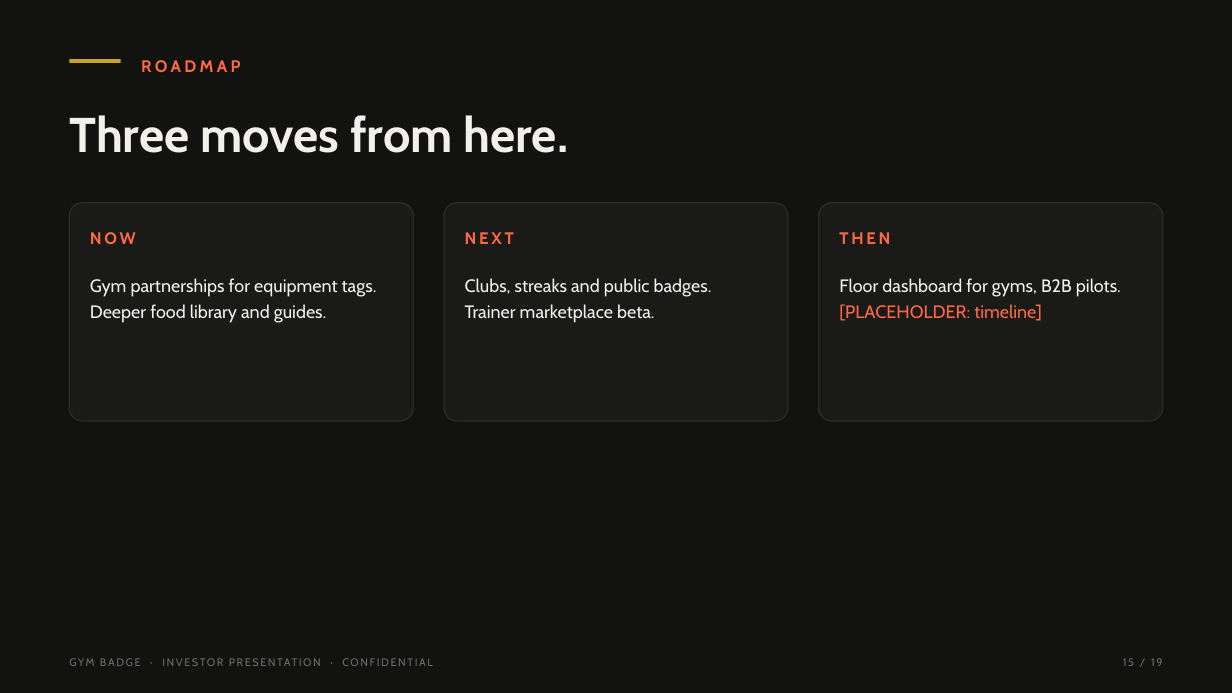
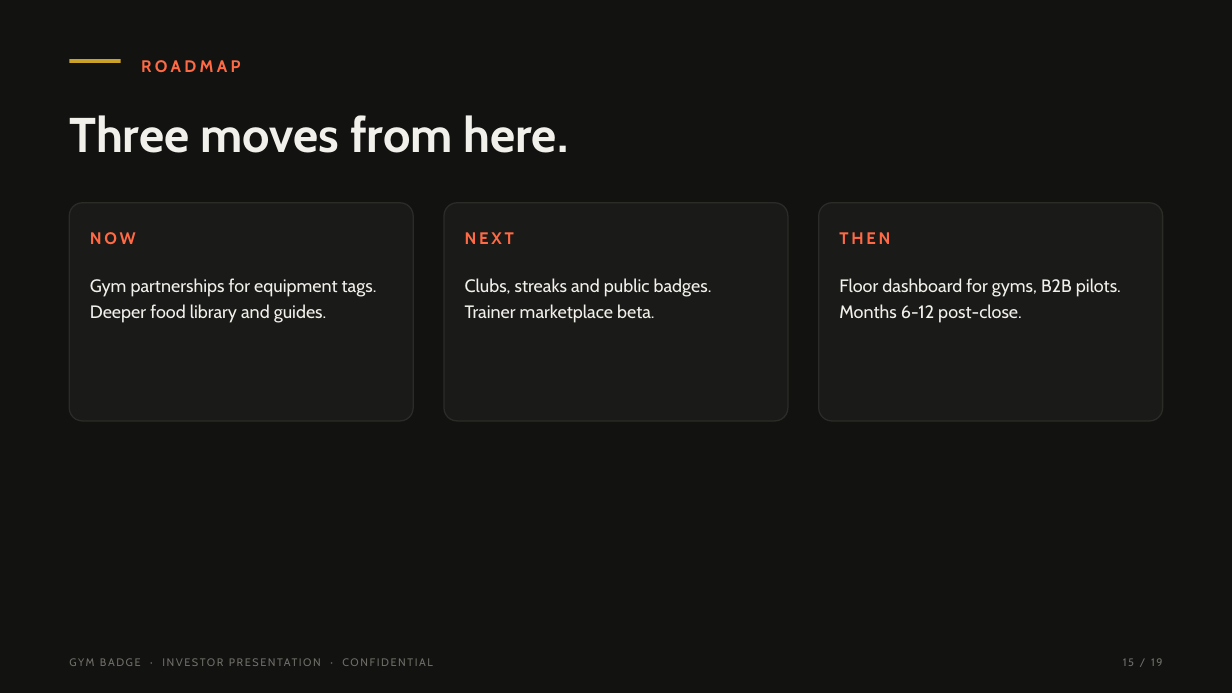
Before and after one commit to tearsmith10/Gym-badge, a slide deck: slide 15 of pitch/gymbadge-investor-deck.pptx. Drawn at 1232x693 pixels with LibreOffice and Linux fonts; fonts in the diff are those of the drawing. Boxes give left, top, right and bottom in pixels: in the first picture for what was removed or moved away, otherwise in the second. Text is boxed around its words. In the diff, an @@ line names an element or a change of style, - is before the commit and + after.

Commit message:
Investor deck: fill all 11 slots with verified, editable facts
Every coral [PLACEHOLDER: ...] slot now carries real information, each
traceable to a primary source - nothing invented:

- Cover: November 2026.
- Market: $12.1B in 2025 growing 13.4% a year to $33.6B by 2033
  (Grand View Research, Fitness Apps Market 2026-2033 - fetched and
  verified from grandviewresearch.com at build time).
- Price point: the product's own published pricing (web/pricing.html,
  web/assets/js/pricing.js) - Premium 5,000 NGN/mo (~$3.23 at the
  app's stated 1 USD = 1,550 NGN rate) in 16 currencies, Elite
  9,500 NGN/mo.
- Gym partners: live corporate seat packages - Team / Business /
  Enterprise from 3,000 NGN per seat/mo.
- Take rate: 15% at launch (marketplace launches in v2 - stated as
  the launch rate, flexed per partner).
- Traction: honest pre-seed framing - product, pricing and support are
  live; installs and waitlist are measured from launch, not estimated.
- Roadmap: THEN lands months 6-12 post-close.
- Ask: $1.5M pre-seed SAFE, $8M cap, 20% discount, 4-6 week rolling
  close (editable deal terms).
- Contact: Tearsmith - Founder & CEO, company row Gym Badge, matching
  the site's own (c) 2026 Gym Badge footer.
- Document metadata authors updated to "Tearsmith, Gym Badge".

QA: PPTX text dump shows TOTAL PLACEHOLDERS: 0 across 19 slides;
every changed page visually re-rendered and checked; GYMS card
orphaned-period wrap fixed. README documents the filled state and the
[[...]] -> coral slot mechanism. Suites 180/180, 162/162.

```diff
--- a/pitch/gymbadge-investor-deck.pptx
+++ b/pitch/gymbadge-investor-deck.pptx
@@ text at (839,304,1022,323): text changed; text colour #FF6A45 to #F2F0EB @@
-[PLACEHOLDER: timeline]
+Months 6-12 post-close.
```
Also in this commit, not shown: 6 other slides changed, 3 other files.
